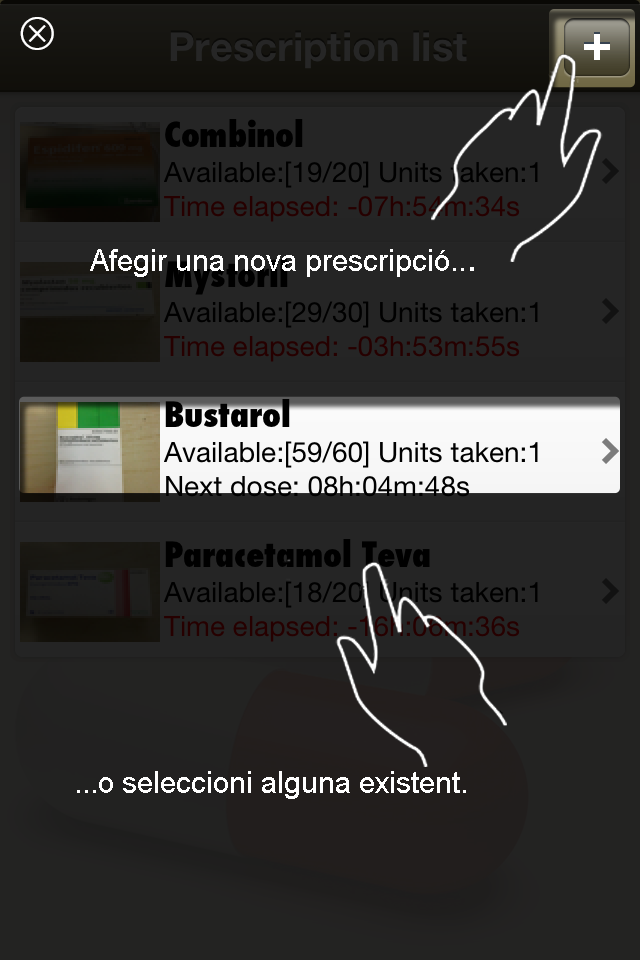
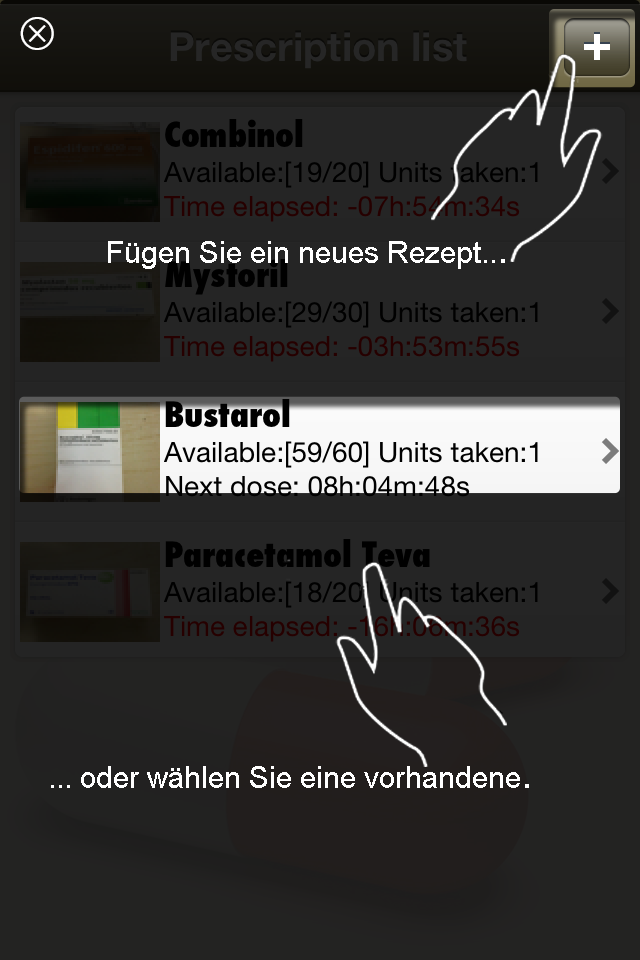
Comparing the layer stacks of the two 640 x 960 images. Changes:
added layer "de" (7th of 8, in "List" › "(2) copia 2" › "Text") in group "Text" over [108, 241, 505, 269]
hid "cat" (6th of 7, in "List" › "(2) copia 2" › "Text") over [90, 249, 474, 277]
added layer "de" (8th of 8, in "List" › "(1) copia 2" › "Text") in group "Text" over [51, 766, 529, 788]
hid "cat" (7th of 7, in "List" › "(1) copia 2" › "Text") over [77, 771, 466, 799]
